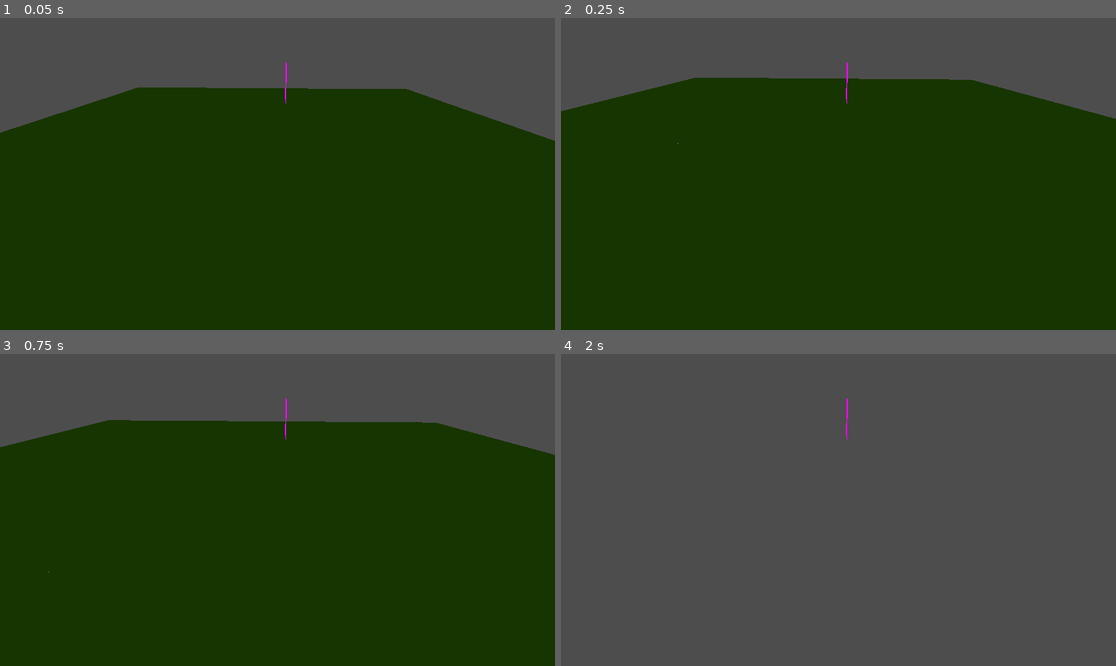
Above: before the commit, frames 1-4 (two rows, left to right).
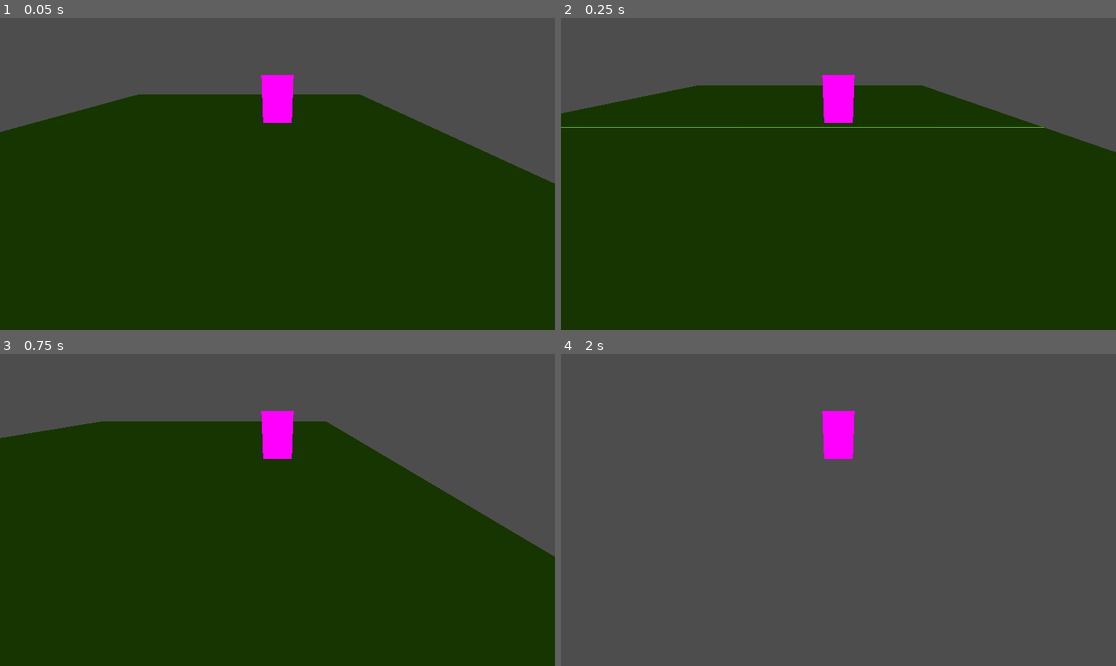
Above: after the commit, the same moments.

Repository: Lele1409/projectcl
Game: Godot game, scene res://Scenes/World.tscn
Same seed, same stepped clock (60 frames per second), same inputs: the game is played once before the commit and once after it.
Inputs:
- Up to frame 1 (0.05 s): no input
- Up to frame 2 (0.25 s): no input
- Up to frame 3 (0.75 s): tap Enter at 0.5 s; hold D (move_right) from 0.53 s (still down)
- Up to frame 4 (2 s): release D (move_right) at 1.28 s; hold S (move_back) from 1.28 s (still down)

The runs differ from the first frame. In frame 1, 5.2% of the frame differs, in the area x 0-100%, y 14-54%; in frame 2, 5.0%; in frame 3, 8.9%, in the area x 0-100%, y 14-70%; in frame 4, 0.8%.

Commit message:
changes to the camera

Diff:
--- a/src/Scenes/World.tscn
+++ b/src/Scenes/World.tscn
@@ -26,4 +26,5 @@
 transform = Transform3D(1, 0, 0, 0, 1, 0, 0, 0, 1, 0.294796, 1.78481, 0.503997)
 
 [node name="Camera3D" type="Camera3D" parent="Player"]
-transform = Transform3D(-0.0137563, 0.542104, -0.840199, 0.00887449, 0.840311, 0.542032, 0.999866, -4.65724e-10, -0.0163704, -9.47912, 2.18583, -0.503997)
+transform = Transform3D(1, 0, 0, 0, 0.866025, 0.5, 0, -0.5, 0.866025, 0, 2, 7)
+current = true
Not shown: 2 places in src/Assets/World/tiles.tres that only renumber resources
